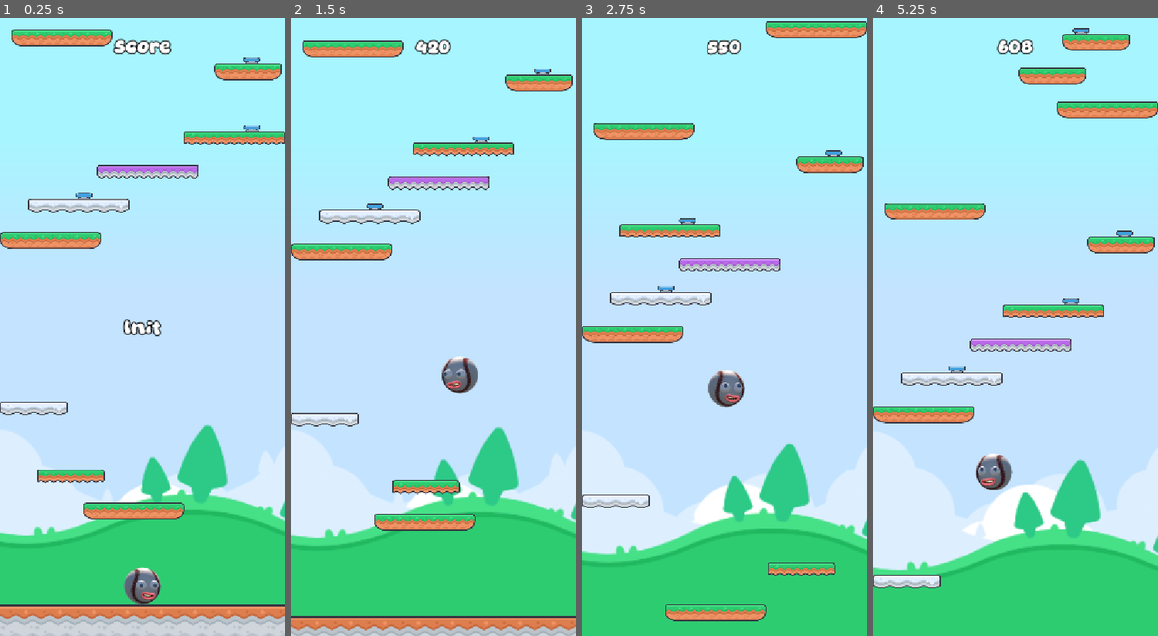
Above: before the commit, frames 1-4 (left to right).
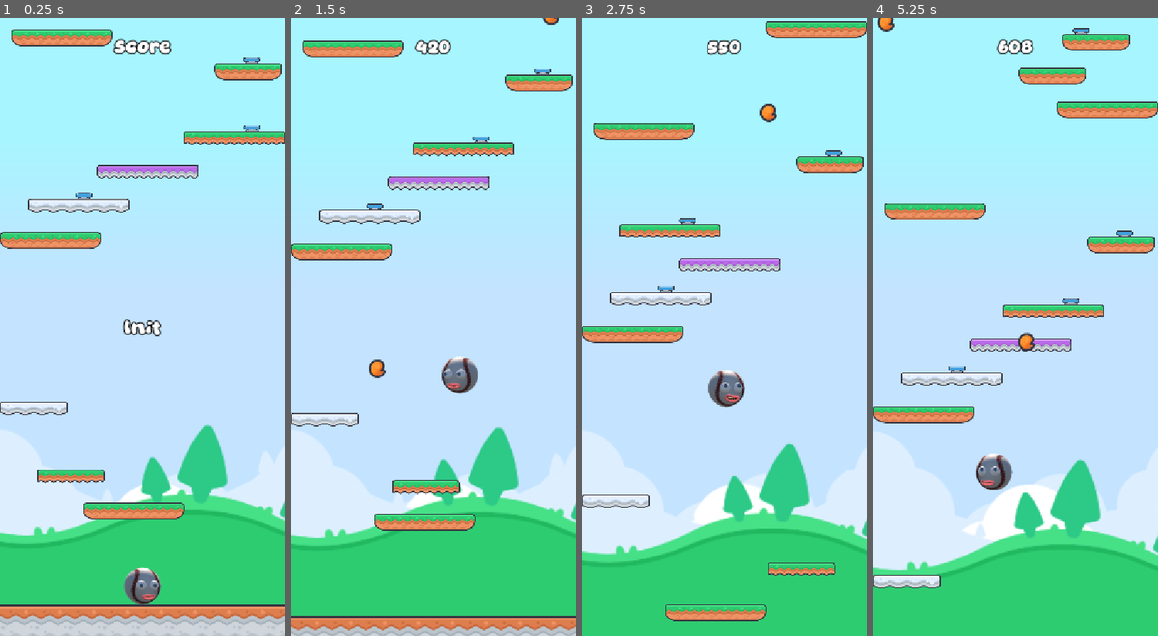
Above: after the commit, the same moments.

Repository: iRadEntertainment/incrediddodlejump
Game: Godot game, scene res://scenes/game.tscn
Same seed, same stepped clock (60 frames per second), same inputs: the game is played once before the commit and once after it.
Inputs (mouse positions are in pixels of both pictures, inside the frame that each line leads up to):
- Up to frame 1 (0.25 s): no input
- Up to frame 2 (1.5 s): tap Enter at 0.5 s; move the mouse to (496, 296) at 0.52 s; press the mouse at (496, 296) at 0.53 s; move the mouse to (376, 357) at 1.27 s; release the mouse at (376, 357) at 1.28 s; click (376, 357) at 1.35 s
- Up to frame 3 (2.75 s): move the mouse to (753, 191) at 2.02 s; press the mouse at (753, 191) at 2.03 s
- Up to frame 4 (5.25 s): move the mouse to (1001, 450) at 2.77 s; release the mouse at (1001, 450) at 2.78 s; click (1001, 450) at 2.85 s; move the mouse to (1101, 419) at 3.52 s; press the mouse at (1101, 419) at 3.53 s; move the mouse to (930, 234) at 4.27 s; release the mouse at (930, 234) at 4.28 s; click (930, 234) at 4.35 s; move the mouse to (1029, 327) at 5.02 s; press the mouse at (1029, 327) at 5.03 s

The runs differ from the first frame. In frame 1, less than 0.1% of the frame differs, in the area x 49-55%, y 92-94%; in frame 2, 0.2%; in frame 3, 0.1%; in frame 4, 0.3%, in the area x 1-57%, y 0-76%.

Commit message:
feat: added projectile and shoot ability

Diff:
--- a/instances/player.gd
+++ b/instances/player.gd
@@ -7,6 +7,8 @@
 
 @onready var sprite: Sprite2D = %sprite
 @onready var mouth: Sprite2D = %mouth
+@onready var shoot_marker: Marker2D = %shoot_marker
+
 @onready var marker_eye_l: Marker2D = %marker_eye_l
 @onready var marker_eye_r: Marker2D = %marker_eye_r
 @onready var eye_l: Sprite2D = %eye_l
@@ -14,7 +16,7 @@
 
 @onready var ray_floor: RayCast2D = %ray_floor
 @onready var sfx_jump: AudioStreamPlayer = %sfx_jump
-
+@onready var sfx_shoot: AudioStreamPlayer = %sfx_shoot
 
 @onready var _marker_eye_l_init_pos: Vector2 = marker_eye_l.position
 @onready var _marker_eye_r_init_pos: Vector2 = marker_eye_r.position
@@ -22,6 +24,7 @@
 
 var velocity: Vector2
 var size_x: float
+
 
 
 func _init() -> void:
@@ -33,6 +36,11 @@
 	set_process(Mng.game.status == Game.Status.RUNNING)
 	set_physics_process(Mng.game.status == Game.Status.RUNNING)
 	Mng.game.status_updated.connect(_on_game_status_updated)
+
+
+func _input(event: InputEvent) -> void:
+	if event.is_action_pressed(&"shoot"):
+		_shoot()
 
 
 func _process(delta: float) -> void:
@@ -81,12 +89,27 @@
 	if with_sfx:
 		sfx_jump.play()
 	velocity.y = -force
+	_squish()
+	_close_mouth()
 
+
+func _shoot() -> void:
+	var proj: Projectile = preload("uid://1pytnpnd7c2h").instantiate()
+	proj.position = shoot_marker.global_position
+	proj.dir = shoot_marker.get_local_mouse_position().normalized()
+	Mng.game.projectiles.add_child(proj)
+	sfx_shoot.play()
+	_close_mouth()
+
+
+func _squish() -> void:
 	var tw_squish: Tween = create_tween()
 	tw_squish.set_ease(Tween.EASE_OUT).set_trans(Tween.TRANS_CUBIC)
 	tw_squish.tween_property(sprite, ^"scale:y", 0.8, 0.4)
 	tw_squish.tween_property(sprite, ^"scale:y", 1.0, 0.4).set_trans(Tween.TRANS_ELASTIC)
 
+
+func _close_mouth() -> void:
 	mouth.texture = load("res://assets/Characters/incrediball_mouth_closed.png")
 	await get_tree().create_timer(0.4).timeout
 	mouth.texture = load("res://assets/Characters/incrediball_mouth_open.png")
--- a/instances/player.tscn
+++ b/instances/player.tscn
@@ -2,9 +2,10 @@
 
 [ext_resource type="Script" uid="uid://bs4qjad2dcag6" path="res://instances/player.gd" id="1_onrkg"]
 [ext_resource type="Texture2D" uid="uid://1hn41h3a54w" path="res://assets/Characters/incrediball_base.png" id="2_5a4mc"]
+[ext_resource type="Texture2D" uid="uid://bi6tlba1unl31" path="res://assets/Characters/incrediball_mouth_closed.png" id="3_5a4mc"]
 [ext_resource type="AudioStream" uid="uid://vslwkxcfgmyj" path="res://assets/Sounds/sfx_bump.ogg" id="3_i3pqv"]
-[ext_resource type="Texture2D" uid="uid://8x6mw034lgsp" path="res://assets/Characters/incrediball_mouth_open.png" id="3_kipg0"]
 [ext_resource type="Texture2D" uid="uid://d3yr3cd7bk3dp" path="res://assets/Characters/incrediball_eye.png" id="4_cns3y"]
+[ext_resource type="AudioStream" uid="uid://bb0amrrd72tqw" path="res://assets/Sounds/sfx_hurt.ogg" id="6_kipg0"]
 
 [sub_resource type="CircleShape2D" id="CircleShape2D_onrkg"]
 radius = 35.0
@@ -27,7 +28,11 @@
 [node name="mouth" type="Sprite2D" parent="sprite" unique_id=547955827]
 unique_name_in_owner = true
 position = Vector2(11, 19)
-texture = ExtResource("3_kipg0")
+texture = ExtResource("3_5a4mc")
+
+[node name="shoot_marker" type="Marker2D" parent="sprite/mouth" unique_id=931939503]
+unique_name_in_owner = true
+position = Vector2(2, 2)
 
 [node name="marker_eye_l" type="Marker2D" parent="sprite" unique_id=1561570984]
 unique_name_in_owner = true
@@ -57,3 +62,9 @@
 stream = ExtResource("3_i3pqv")
 mix_target = 2
 bus = &"Sfx"
+
+[node name="sfx_shoot" type="AudioStreamPlayer" parent="." unique_id=830006075]
+unique_name_in_owner = true
+stream = ExtResource("6_kipg0")
+mix_target = 2
+bus = &"Sfx"
--- /dev/null
+++ b/instances/projectile.gd
@@ -0,0 +1,18 @@
+class_name Projectile
+extends Area2D
+
+
+var dir: Vector2
+var speed: float = 1200.0 #px/s
+
+
+func _physics_process(delta: float) -> void:
+	position += dir * speed * delta
+
+
+func _on_notif_screen_exited() -> void:
+	queue_free()
+
+
+func _on_body_entered(body: Node2D) -> void:
+	pass # Replace with function body.
--- /dev/null
+++ b/instances/projectile.tscn
@@ -0,0 +1,29 @@
+[gd_scene format=3 uid="uid://1pytnpnd7c2h"]
+
+[ext_resource type="Script" uid="uid://dt43hte3lx180" path="res://instances/projectile.gd" id="1_seckb"]
+[ext_resource type="Texture2D" uid="uid://byntnwsod3ven" path="res://assets/kenney_tiles.png" id="2_bnk0c"]
+
+[sub_resource type="CircleShape2D" id="CircleShape2D_y8l58"]
+radius = 18.027756
+
+[sub_resource type="AtlasTexture" id="AtlasTexture_r5pch"]
+atlas = ExtResource("2_bnk0c")
+region = Rect2(715, 130, 64, 64)
+
+[node name="projectile" type="Area2D" unique_id=1150948596]
+collision_layer = 16
+collision_mask = 32
+script = ExtResource("1_seckb")
+
+[node name="coll" type="CollisionShape2D" parent="." unique_id=1518235440]
+shape = SubResource("CircleShape2D_y8l58")
+
+[node name="sprite" type="Sprite2D" parent="." unique_id=1274947431]
+texture = SubResource("AtlasTexture_r5pch")
+
+[node name="notif" type="VisibleOnScreenNotifier2D" parent="." unique_id=1962108436]
+visible = false
+rect = Rect2(-41, -41, 82, 82)
+
+[connection signal="body_entered" from="." to="." method="_on_body_entered"]
+[connection signal="screen_exited" from="notif" to="." method="_on_notif_screen_exited"]
--- a/project.godot
+++ b/project.godot
@@ -34,6 +34,14 @@
 
 theme/custom="uid://dkugr30h6f5hq"
 
+[input]
+
+shoot={
+"deadzone": 0.2,
+"events": [Object(InputEventMouseButton,"resource_local_to_scene":false,"resource_name":"","device":-1,"window_id":0,"alt_pressed":false,"shift_pressed":false,"ctrl_pressed":false,"meta_pressed":false,"button_mask":0,"position":Vector2(0, 0),"global_position":Vector2(0, 0),"factor":1.0,"button_index":1,"canceled":false,"pressed":false,"double_click":false,"script":null)
+]
+}
+
 [input_devices]
 
 pointing/emulate_touch_from_mouse=true
@@ -44,6 +52,8 @@
 2d_physics/layer_2="player"
 2d_physics/layer_3="platforms"
 2d_physics/layer_4="plates"
+2d_physics/layer_5="projectiles"
+2d_physics/layer_6="enemies"
 
 [physics]
 
--- a/scenes/game.gd
+++ b/scenes/game.gd
@@ -7,6 +7,10 @@
 
 @onready var sfx_start: AudioStreamPlayer = %sfx_start
 @onready var sfx_game_over: AudioStreamPlayer = %sfx_game_over
+
+@onready var enemies: Node2D = %enemies
+@onready var projectiles: Node2D = %projectiles
+
 
 var grace_deadzone_height = 256.0 #px
 
--- a/scenes/game.tscn
+++ b/scenes/game.tscn
@@ -108,8 +108,17 @@
 
 [node name="platforms" type="Node2D" parent="." unique_id=1827712176]
 script = ExtResource("5_j5wjh")
+metadata/_edit_lock_ = true
+
+[node name="enemies" type="Node2D" parent="." unique_id=218805999]
+unique_name_in_owner = true
+metadata/_edit_lock_ = true
 
 [node name="player" parent="." unique_id=129352850 instance=ExtResource("2_e2o6t")]
 collision_mask = 5
 
+[node name="projectiles" type="Node2D" parent="." unique_id=671978338]
+unique_name_in_owner = true
+metadata/_edit_lock_ = true
+
 [node name="GUI" parent="." unique_id=1756479393 instance=ExtResource("6_ryrav")]
Not shown, added: instances/projectile.gd.uid
